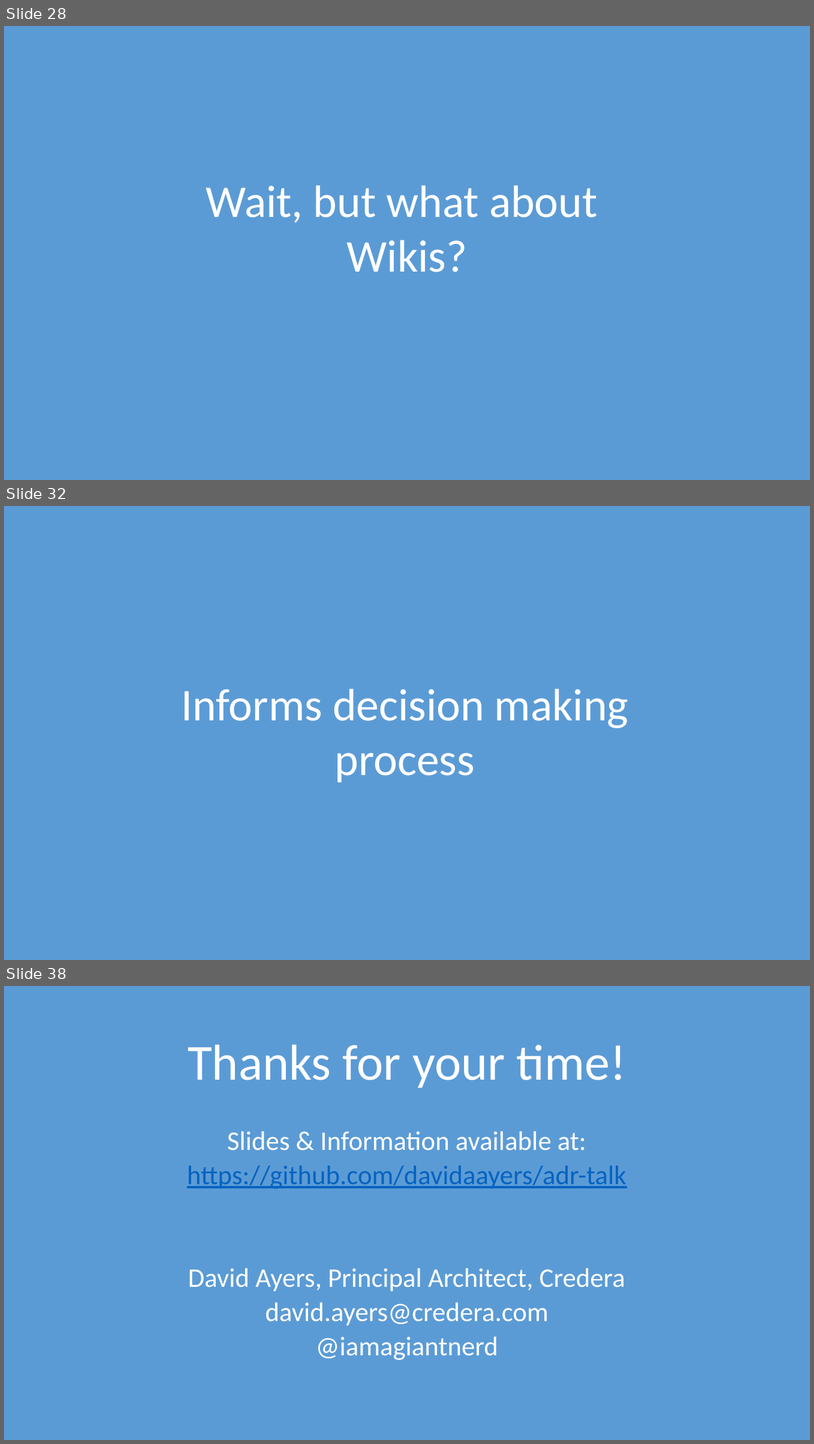
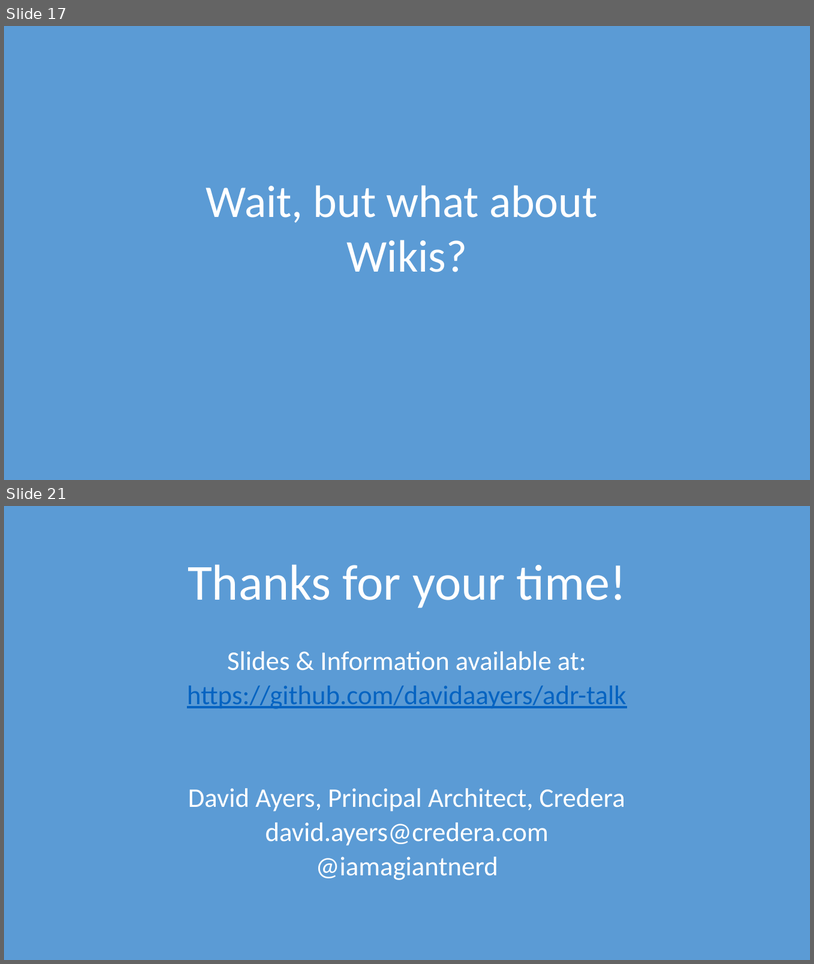
Before and after one commit to davidaayers/adr-talk-ignite, a slide deck: recording-architectural-decisions-ignite.pptx. Shown one above the other, each under a label of ours: slides 28, 32 and 38 before the commit, slides 17 and 21 after it; the slides between them are not shown. The pictures are 814x1444 and 814x964 pixels, drawn with LibreOffice and Linux fonts; fonts in the diff are those of the drawing. Boxes give left, top, right and bottom in pixels: in the first picture for what was removed or moved away, otherwise in the second. Text is boxed around its words. In the diff, an @@ line names an element or a change of style, - is before the commit and + after.

```diff
--- a/recording-architectural-decisions-ignite.pptx
+++ b/recording-architectural-decisions-ignite.pptx
@@ slide 32 removed at <box>4,506,810,960</box>, background #5B9BD5 @@
@@ text removed at <box>181,688,629,782</box> @@
-Informs decision making
-process
@@ what was slide 28 is now slide 17 @@
@@ what was slide 38 is now slide 21 @@
```
Also in this commit, not shown: 9 slides changed, 16 other slides removed, 2 other files.
